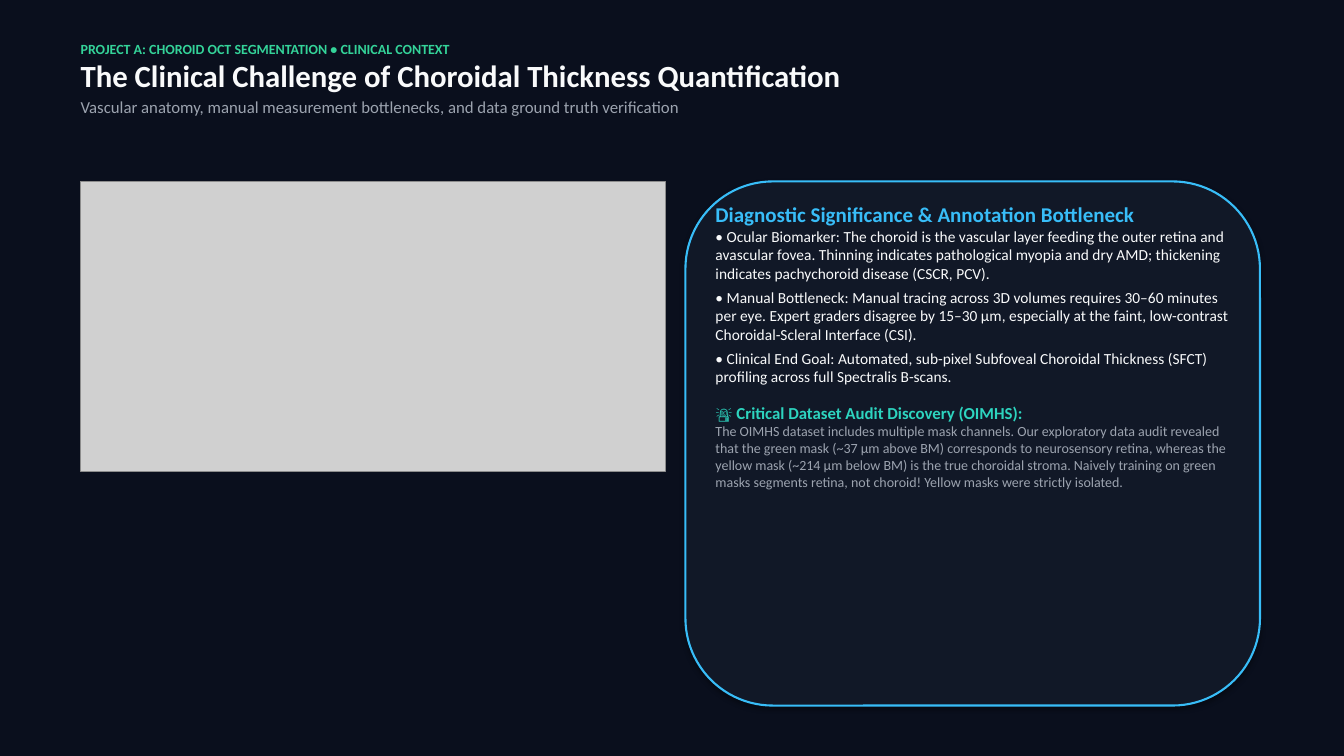
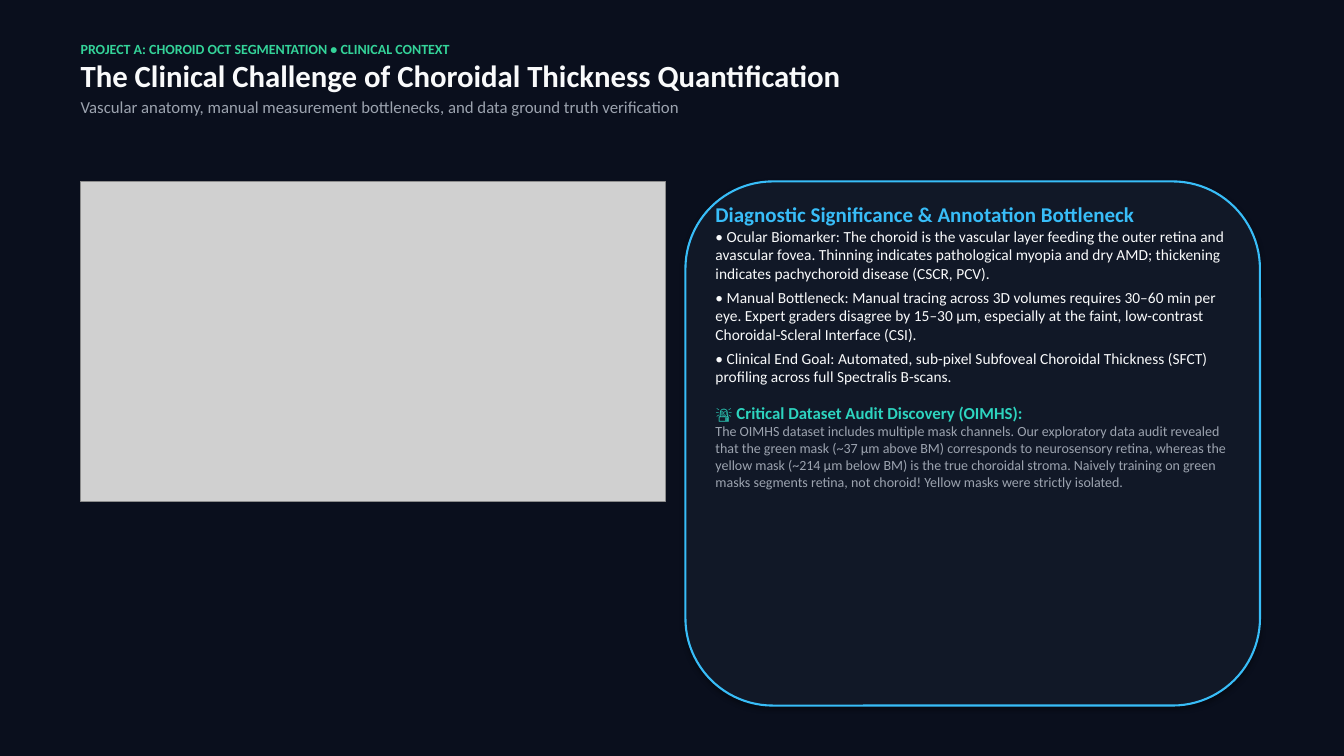
Before and after one commit to AdityaSahrawat/quantum-medical-image-classification, a slide deck: slide 3 of presentation/combined_presentation.pptx. Drawn at 1344x756 pixels with LibreOffice and Linux fonts; fonts in the diff are those of the drawing; grey boxes stand for pictures. Boxes give left, top, right and bottom in pixels: in the first picture for what was removed or moved away, otherwise in the second. Text is boxed around its words. In the diff, an @@ line names an element or a change of style, - is before the commit and + after.

```diff
--- a/presentation/combined_presentation.pptx
+++ b/presentation/combined_presentation.pptx
@@ picture: place and size @@
-picture at <box>81,181,665,472</box>
+picture at <box>81,181,665,502</box>
@@ text at <box>715,292,1215,342</box>: text changed @@
-• Manual Bottleneck: Manual tracing across 3D volumes requires 30–60 minutes per eye. Expert graders disagree by 15–30 µm, especially at the faint, low-contrast Choroidal-Scleral Interface (CSI).
+• Manual Bottleneck: Manual tracing across 3D volumes requires 30–60 min per eye. Expert graders disagree by 15–30 µm, especially at the faint, low-contrast Choroidal-Scleral Interface (CSI).
```
Also in this commit, not shown: 10 other slides changed, 6 other files.
